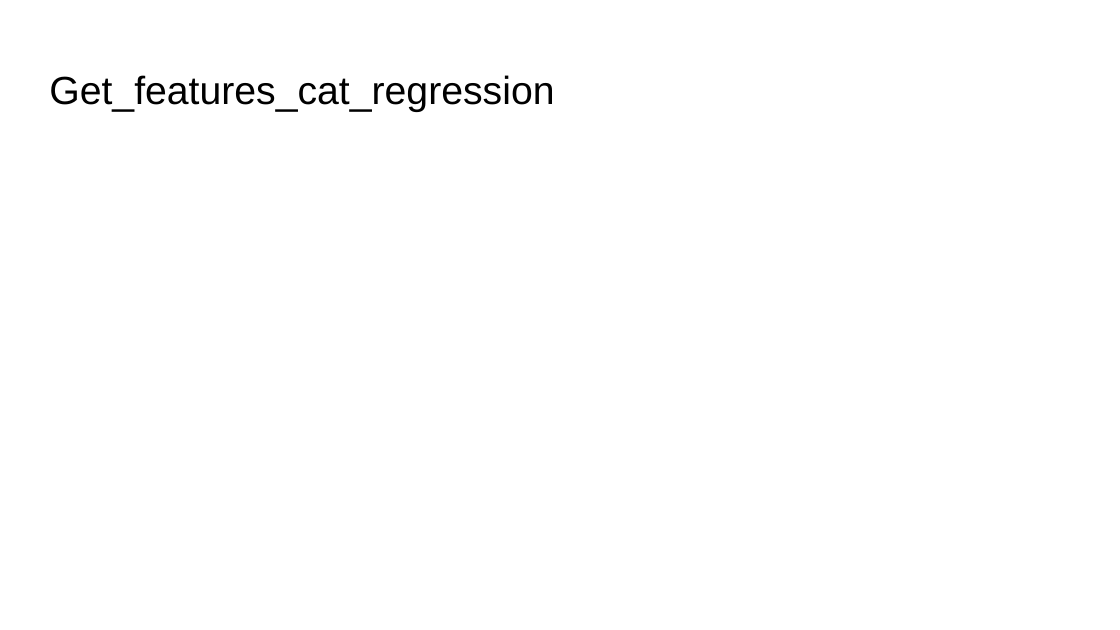
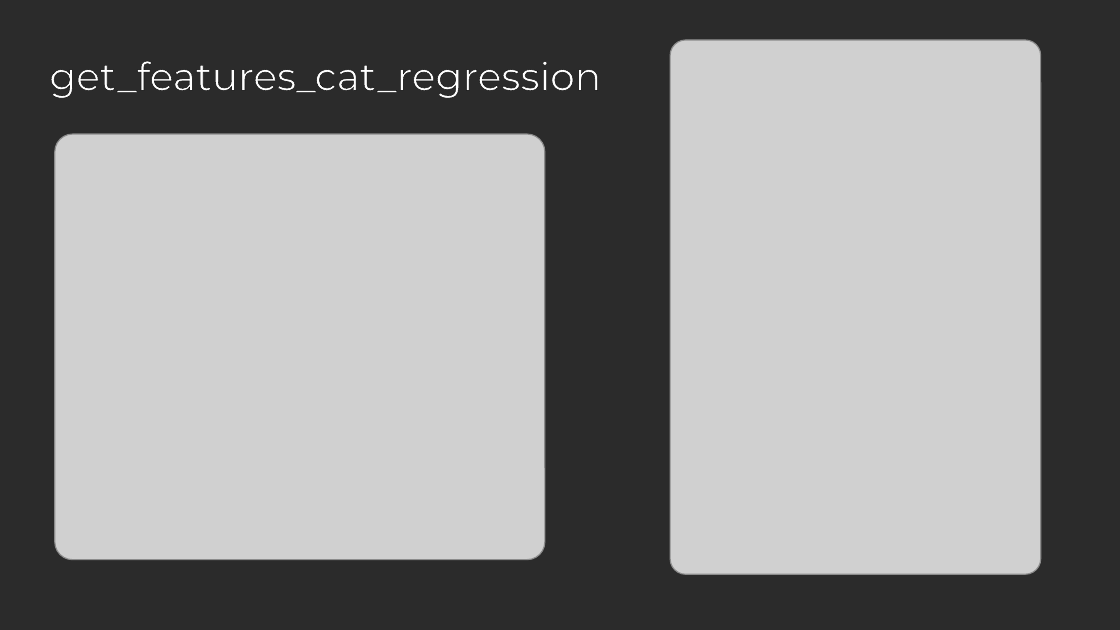
Before and after one commit to mPuchadesdo/Team-Challenge---Team-Lasso, a slide deck: slide 6 of Team_Lasso.pptx. Drawn at 1120x630 pixels with LibreOffice and Linux fonts; fonts in the diff are those of the drawing; grey boxes stand for pictures; background and template pictures are left out; a plain dark background stands for a picture behind light text. Boxes give left, top, right and bottom in pixels: in the first picture for what was removed or moved away, otherwise in the second. Text is boxed around its words. In the diff, an @@ line names an element or a change of style, - is before the commit and + after.

```diff
--- a/Team_Lasso.pptx
+++ b/Team_Lasso.pptx
@@ background #FFFFFF to picture (left out) @@
@@ picture added at <box>670,40,1040,575</box> @@
@@ title at <box>49,61,601,98</box>: text changed; font Arial to Montserrat; text colour #000000 to #FFFFFF @@
-Get_features_cat_regression
+get_features_cat_regression
@@ picture added at <box>55,134,545,560</box> @@
```
Also in this commit, not shown: 6 other slides changed, 1 slide added.
